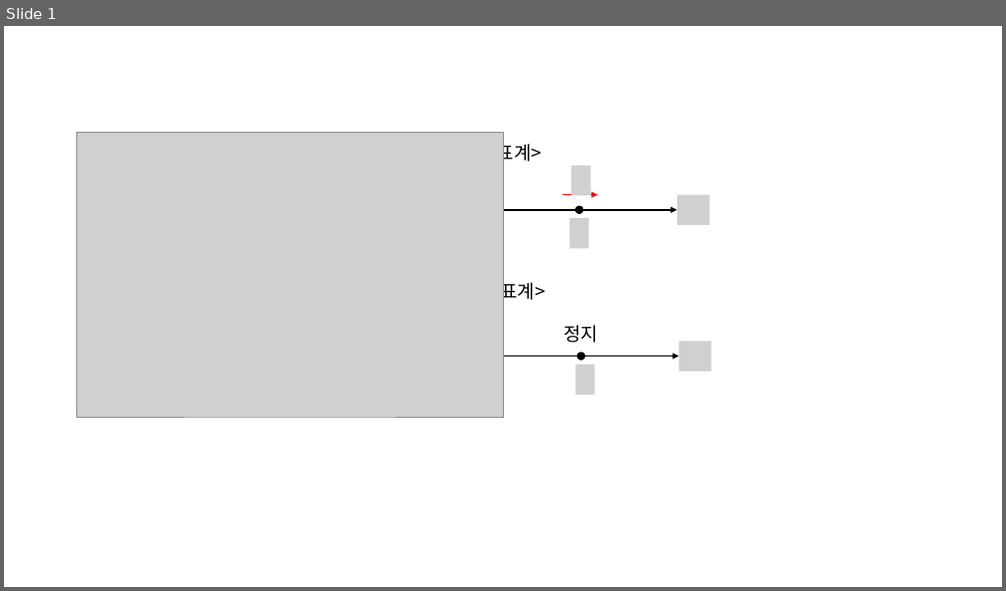
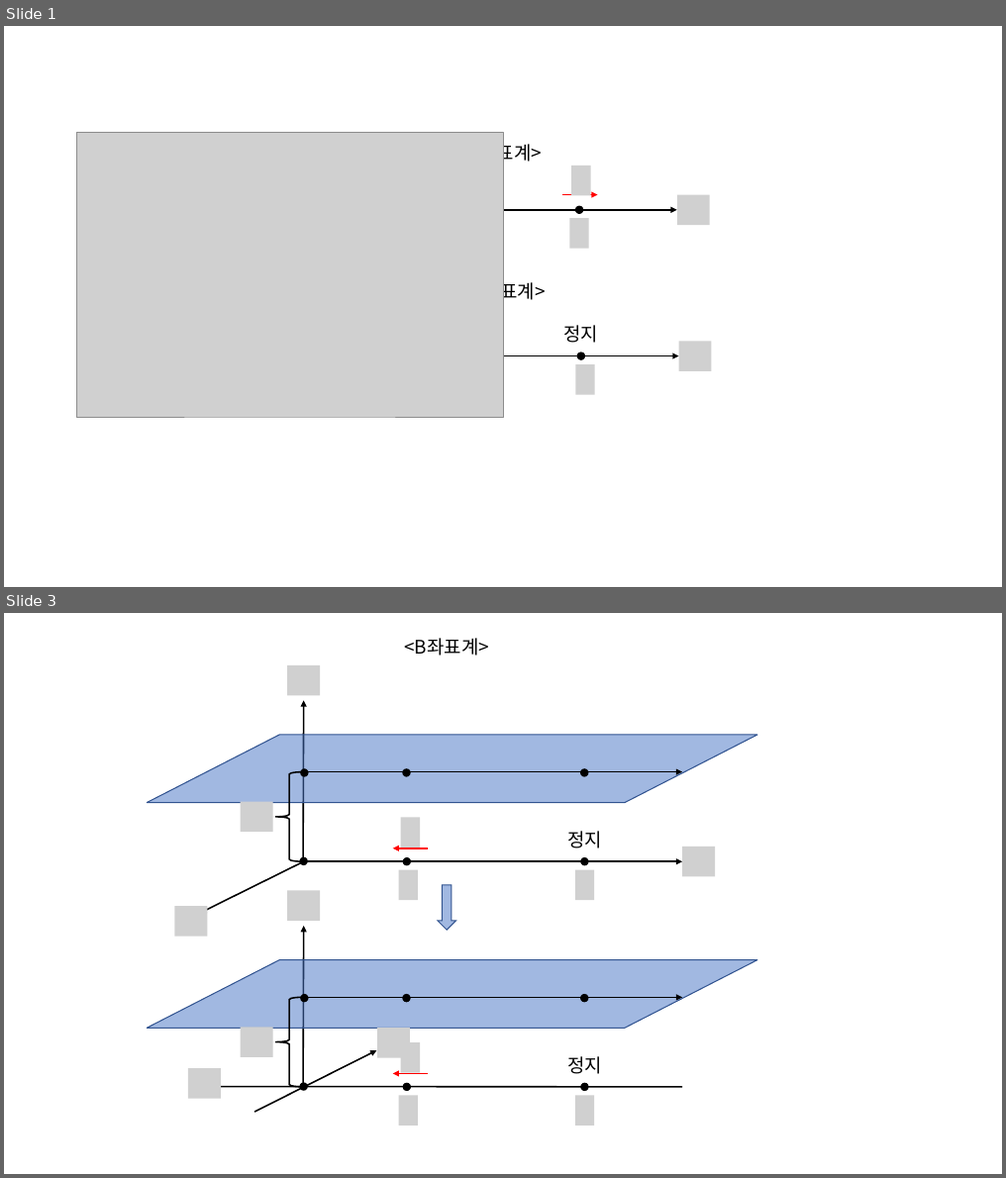
Before and after one commit to atgane/atgane.github.io, a slide deck: image/그림용 ppt.pptx. Shown one above the other, each under a label of ours: slide 1 before the commit, slides 1 and 3 after it; the slides between them are not shown. The pictures are 1006x591 and 1006x1178 pixels, drawn with LibreOffice and Linux fonts; fonts in the diff are those of the drawing; grey boxes stand for pictures. Boxes give left, top, right and bottom in pixels: in the first picture for what was removed or moved away, otherwise in the second. Text is boxed around its words. In the diff, an @@ line names an element or a change of style, - is before the commit and + after.

```diff
--- a/image/그림용 ppt.pptx
+++ b/image/그림용 ppt.pptx
@@ slide 3 added at <box>4,613,1002,1174</box>, background #FFFFFF @@
@@ group added at <box>147,638,757,1126</box>: 14 pictures, 12 ellipses, 10 arrows, 3 texts, 2 parallelograms, 2 left braces, 1 down arrow @@
+<B좌표계>
+정지
+정지
```
Also in this commit, not shown: 1 slide changed, 1 slide removed, 4 other files.
